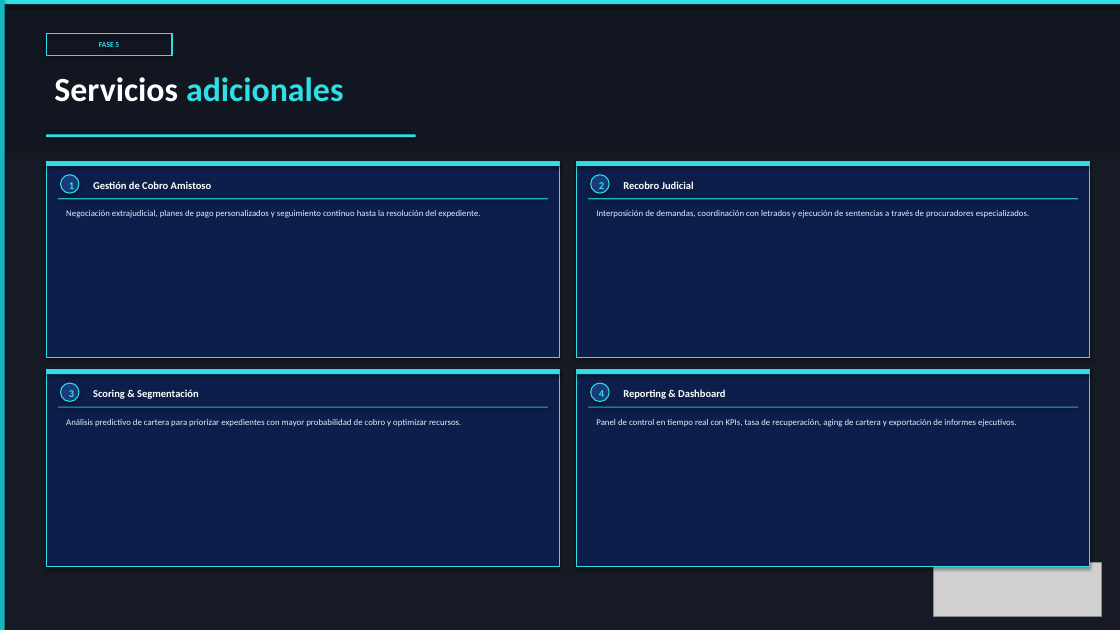
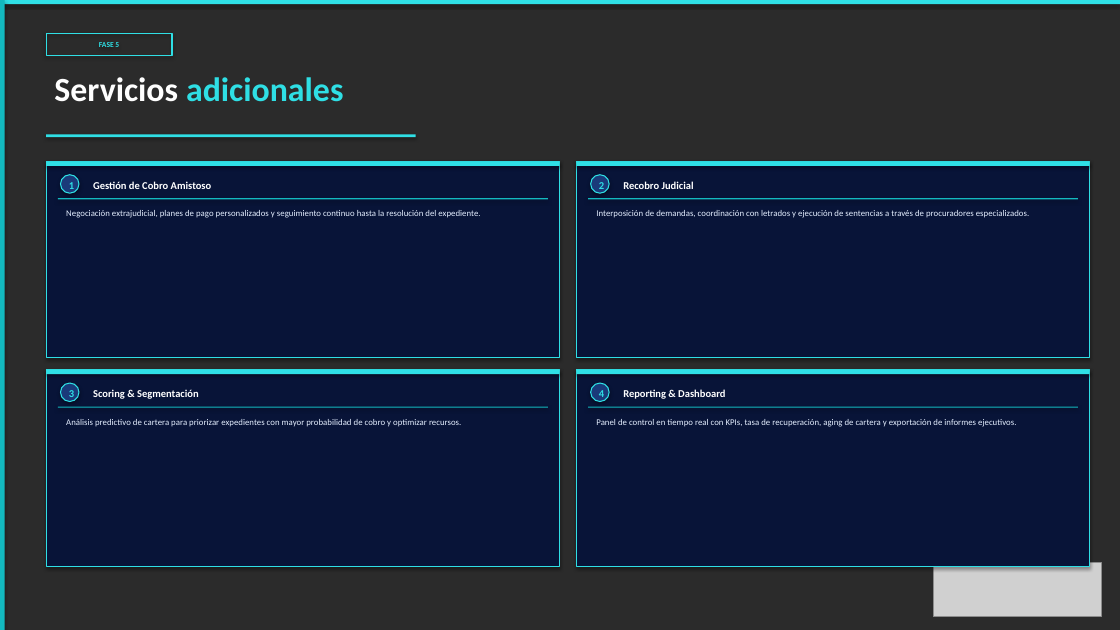
Before and after one commit to alejandroas010/alepixel-web, a slide deck: slide 6 of sendacredit_propuesta.pptx. Drawn at 1120x630 pixels with LibreOffice and Linux fonts; fonts in the diff are those of the drawing; grey boxes stand for pictures; background and template pictures are left out; a plain dark background stands for a picture behind light text. Boxes give left, top, right and bottom in pixels: in the first picture for what was removed or moved away, otherwise in the second. Text is boxed around its words. In the diff, an @@ line names an element or a change of style, - is before the commit and + after.

```diff
--- a/sendacredit_propuesta.pptx
+++ b/sendacredit_propuesta.pptx
@@ rectangle removed at [0,0,1120,630] @@
@@ rectangle removed at [0,0,1120,151] @@
@@ fill #0E1E4A to #081438 in 4 elements at [46,161,560,358], [576,161,1090,358], [46,370,560,566], [576,370,1090,566] @@
```
Also in this commit, not shown: 5 other slides changed.
